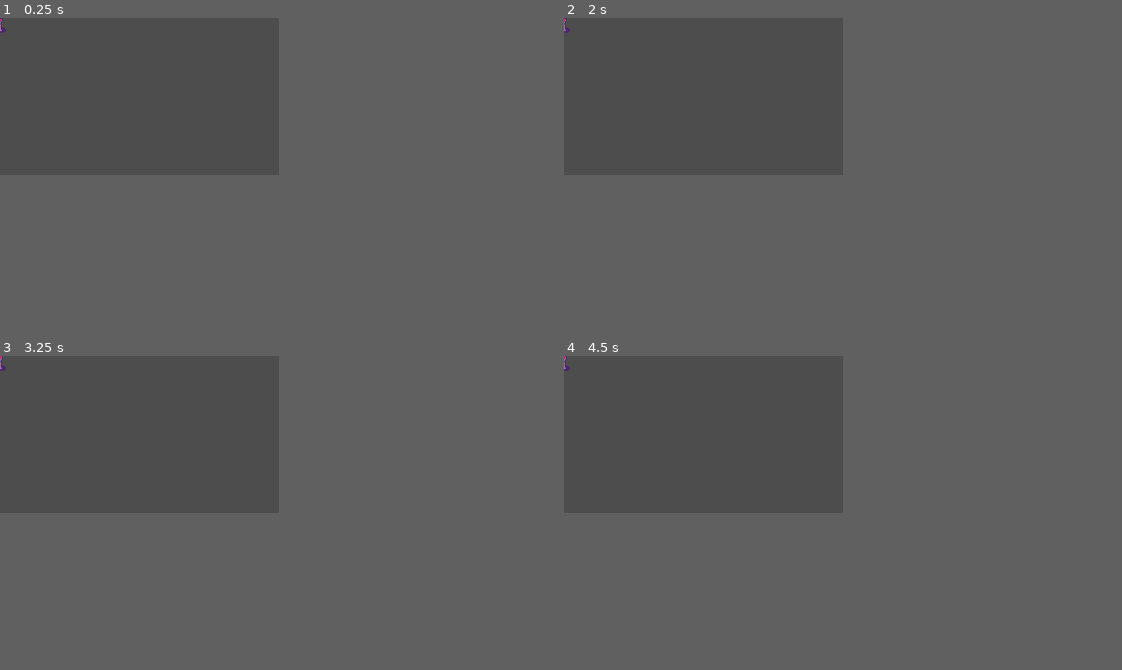
Above: before the commit, frames 1-4 (two rows, left to right).
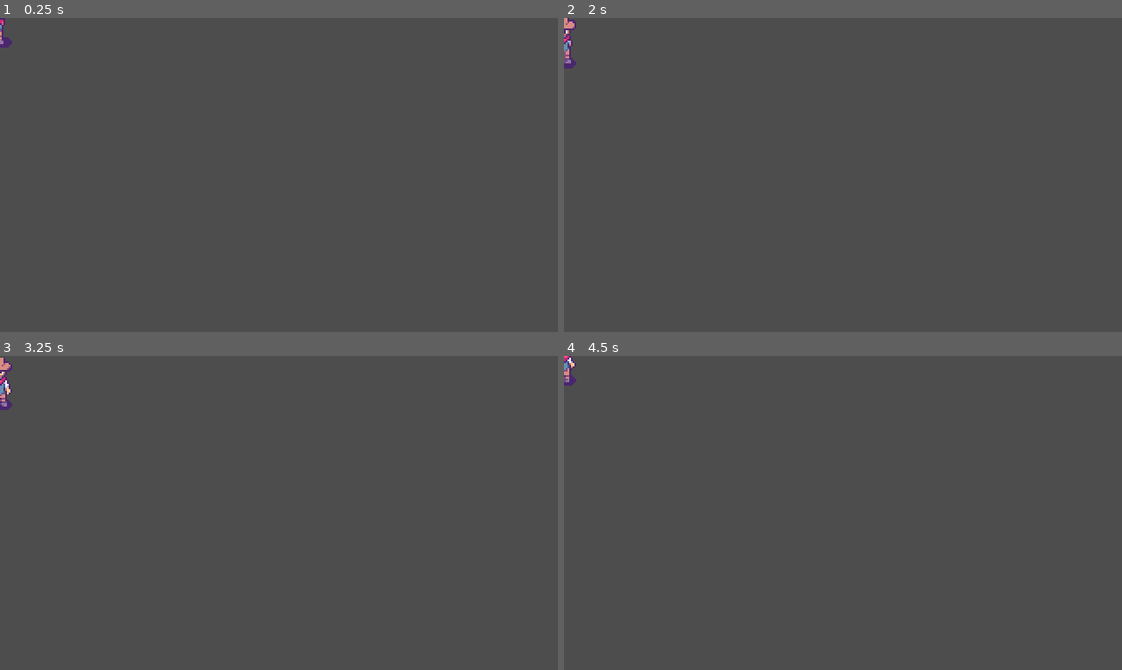
Above: after the commit, the same moments.

Repository: QNguyen25/RPG-2D
Game: Godot game, scene res://main.tscn
Same seed, same stepped clock (60 frames per second), same inputs: the game is played once before the commit and once after it.
Inputs (mouse positions are in pixels of both pictures, inside the frame that each line leads up to):
- Up to frame 1 (0.25 s): no input
- Up to frame 2 (2 s): tap Enter at 0.5 s; move the mouse to (764, 87) at 0.52 s; press the mouse at (764, 87) at 0.53 s; hold D (right) 0.53-1.28 s; move the mouse to (647, 105) at 1.27 s; release the mouse at (647, 105) at 1.28 s; hold S (down) from 1.28 s (still down); click (647, 105) at 1.35 s
- Up to frame 3 (3.25 s): move the mouse to (167, 399) at 2.02 s; release S (down) at 2.03 s; press the mouse at (167, 399) at 2.03 s; hold D (right) 2.03-2.78 s; move the mouse to (122, 465) at 2.77 s; release the mouse at (122, 465) at 2.78 s; hold W (up) from 2.78 s (still down); click (122, 465) at 2.85 s
- Up to frame 4 (4.5 s): move the mouse to (787, 456) at 3.52 s; release W (up) at 3.53 s; press the mouse at (787, 456) at 3.53 s; hold A (left) from 3.53 s (still down); move the mouse to (619, 409) at 4.27 s; release the mouse at (619, 409) at 4.28 s; click (619, 409) at 4.35 s
In our replay, the window is 320x180 before the commit and 640x360 after it. These sizes can differ from the game's own. Grey fills any space a smaller window leaves; there, only what the larger window draws over its background counts as a difference.

The runs differ from the first frame. In frame 1, 0.1% of the frame differs, in the area x 0-3%, y 0-10%; in frame 2, 0.2%; in frame 3, 0.3%, in the area x 0-3%, y 0-18%; in frame 4, 0.2%.

Commit message:
shooting

Diff:
--- a/Scenes/player.tscn
+++ b/Scenes/player.tscn
@@ -601,3 +601,5 @@
 scale = Vector2(1, 0.954545)
 sprite_frames = SubResource("SpriteFrames_02gxf")
 animation = &"attack_side"
+
+[connection signal="animation_finished" from="AnimatedSprite2D" to="." method="_on_animated_sprite_2d_animation_finished"]
--- a/player.gd
+++ b/player.gd
@@ -2,6 +2,7 @@
 
 
 @export var speed = 50.0
+@export var recoil = -5.0
 @onready var animation_sprite = $AnimatedSprite2D
 var new_direction: Vector2 = Vector2.ZERO
 var animation
@@ -16,9 +17,10 @@
 	if abs(direction.x) == 1 and abs(direction.y) == 1:
 		direction = direction.normalized()
 
-	var movement = direction * speed * delta
-
+	#var movement = direction * speed * delta
+	print(is_attacking)
 	if is_attacking == false:
+		var movement = direction * speed * delta
 		move_and_collide(movement)
 		player_animations(direction)
 
@@ -31,6 +33,7 @@
 	else:
 		animation = "idle_" + returned_direction(new_direction)
 		animation_sprite.play(animation)
+
 
 func returned_direction(direction: Vector2):
 	var normalized_direction = direction.normalized()
@@ -54,5 +57,11 @@
 
 func _input(event):
 	if event.is_action_pressed("shoot"):
+		print("shooting")
 		is_attacking = true
 		animation = "attack_" + returned_direction(new_direction)
+		animation_sprite.play(animation)
+
+func _on_animated_sprite_2d_animation_finished():
+	print("Finished animation")
+	is_attacking = false
--- a/project.godot
+++ b/project.godot
@@ -19,6 +19,8 @@
 
 window/size/viewport_width=320
 window/size/viewport_height=180
+window/size/mode=2
+window/stretch/mode="viewport"
 
 [input]
 
